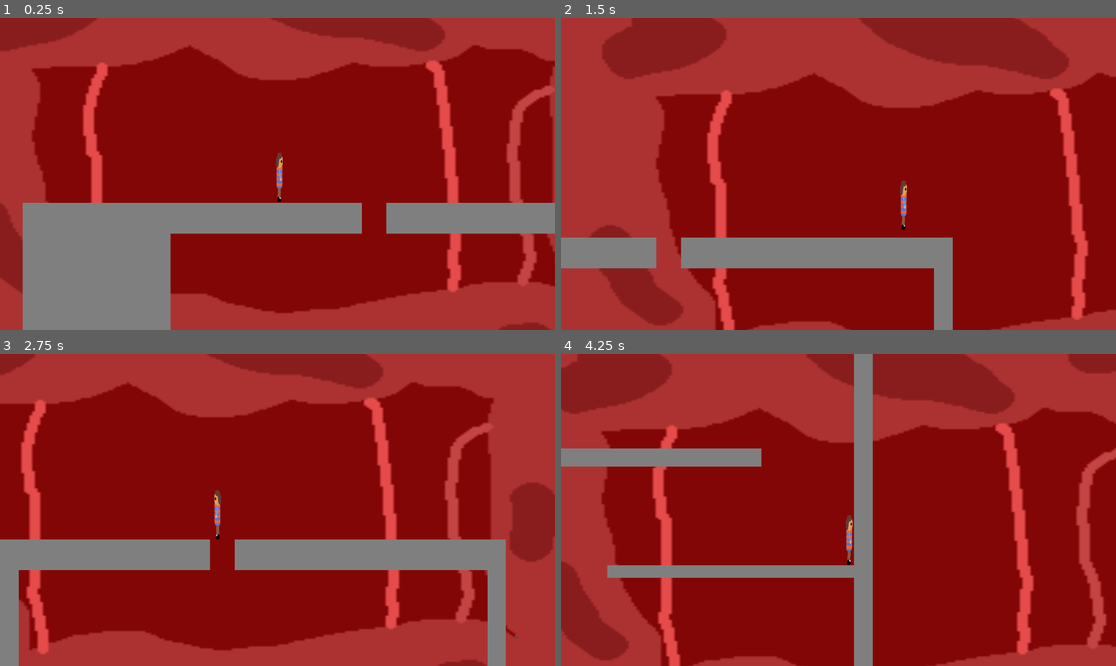
Above: before the commit, frames 1-4 (two rows, left to right).
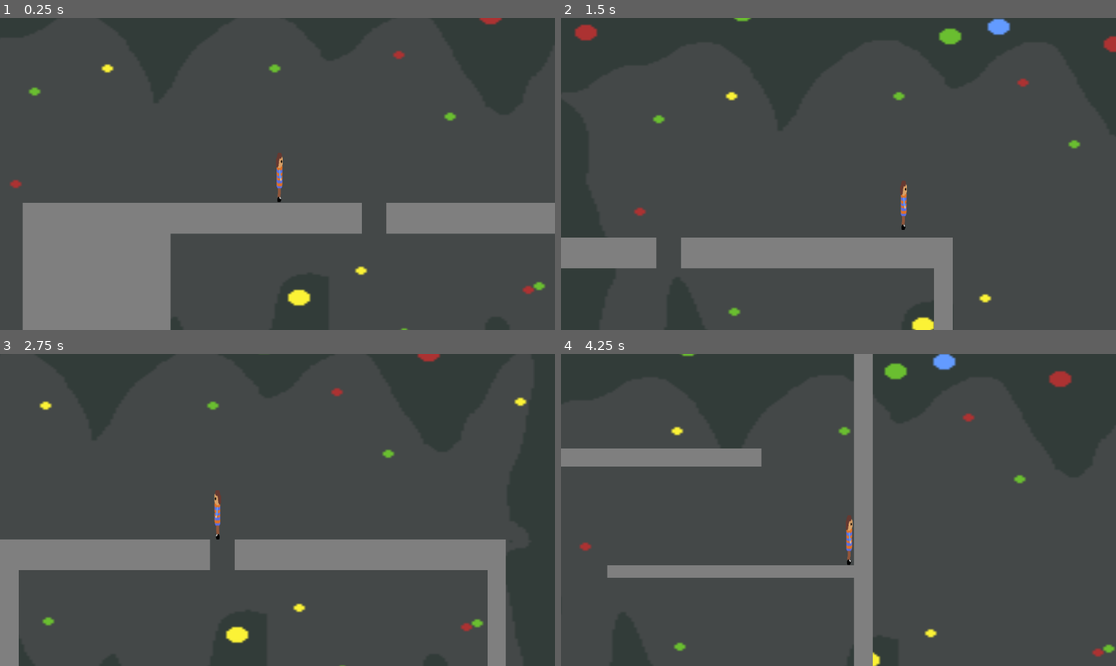
Above: after the commit, the same moments.

Repository: robertshepherdcpp/curiosity-calls
Game: Godot game, scene res://main.tscn
Two runs of this game, one before a commit and one after it. Both use one fixed random seed, a clock stepped at 60 frames per second and the inputs below.
Inputs:
- Up to frame 1 (0.25 s): no input
- Up to frame 2 (1.5 s): hold Right (right) from 0.53 s (still down); tap Space (jump) at 0.77 s
- Up to frame 3 (2.75 s): tap Space (jump) at 1.52 s; release Right (right) at 2.03 s; hold A (left) from 2.03 s (still down)
- Up to frame 4 (4.25 s): release A (left) at 2.78 s; hold Right (right) from 2.78 s (still down); tap Space (jump) at 3.02, 3.77 s

The runs differ from the first frame. In frame 1, 83% of the frame differs, in the area x 0-100%, y 0-100%; in frame 2, 92%; in frame 3, 89%; in frame 4, 92%.

Commit message:
mantle transition

Diff:
--- a/curiosity-calls/main.tscn
+++ b/curiosity-calls/main.tscn
@@ -110,6 +110,9 @@
 [sub_resource type="RectangleShape2D" id="RectangleShape2D_4c57u"]
 size = Vector2(314, 230)
 
+[sub_resource type="RectangleShape2D" id="RectangleShape2D_efxa6"]
+size = Vector2(390, 332)
+
 [node name="Node2D" type="Node2D" unique_id=1797323550]
 script = SubResource("GDScript_5vw27")
 
@@ -135,7 +138,8 @@
 z_index = -2
 scale = Vector2(7, 5)
 sprite_frames = SubResource("SpriteFrames_efxa6")
-animation = &"Mantle"
+animation = &"Cave"
+autoplay = "Cave"
 
 [node name="hurtbox" type="Area2D" parent="Player" unique_id=1622954873]
 collision_layer = 2
@@ -203,6 +207,29 @@
 position = Vector2(-17, 36)
 shape = SubResource("RectangleShape2D_4c57u")
 
+[node name="Checkpoint2" type="Area2D" parent="." unique_id=529527784]
+position = Vector2(3587, 3956)
+
+[node name="CollisionShape2D" type="CollisionShape2D" parent="Checkpoint2" unique_id=1938424503]
+position = Vector2(-17, 36)
+shape = SubResource("RectangleShape2D_4c57u")
+
+[node name="Checkpoint3" type="Area2D" parent="." unique_id=587986554]
+position = Vector2(7490, 8729)
+
+[node name="CollisionShape2D" type="CollisionShape2D" parent="Checkpoint3" unique_id=1206869980]
+position = Vector2(-17, 36)
+shape = SubResource("RectangleShape2D_4c57u")
+
+[node name="Mantle" type="Area2D" parent="." unique_id=420122246]
+
+[node name="CollisionShape2D" type="CollisionShape2D" parent="Mantle" unique_id=1743653598]
+position = Vector2(7790, 5982)
+shape = SubResource("RectangleShape2D_efxa6")
+
 [connection signal="area_entered" from="Player/hurtbox" to="Player" method="_on_hurtbox_area_entered"]
 [connection signal="body_entered" from="Button" to="Button" method="_on_body_entered"]
 [connection signal="body_entered" from="Checkpoint" to="Player" method="_on_checkpoint_body_entered"]
+[connection signal="body_entered" from="Checkpoint2" to="Player" method="_on_checkpoint_body_entered"]
+[connection signal="body_entered" from="Checkpoint3" to="Player" method="_on_checkpoint_body_entered"]
+[connection signal="body_entered" from="Mantle" to="Player" method="_on_mantle_body_entered"]
--- a/curiosity-calls/player.gd
+++ b/curiosity-calls/player.gd
@@ -59,3 +59,7 @@
 
 func _on_checkpoint_body_entered(body: Node2D) -> void:
 	checkpoint = body.position
+
+
+func _on_mantle_body_entered(body: Node2D) -> void:
+	$Camera2D/AnimatedSprite2D.play("Mantle")
Not shown: 1 places in curiosity-calls/main.tscn that only renumber resources
